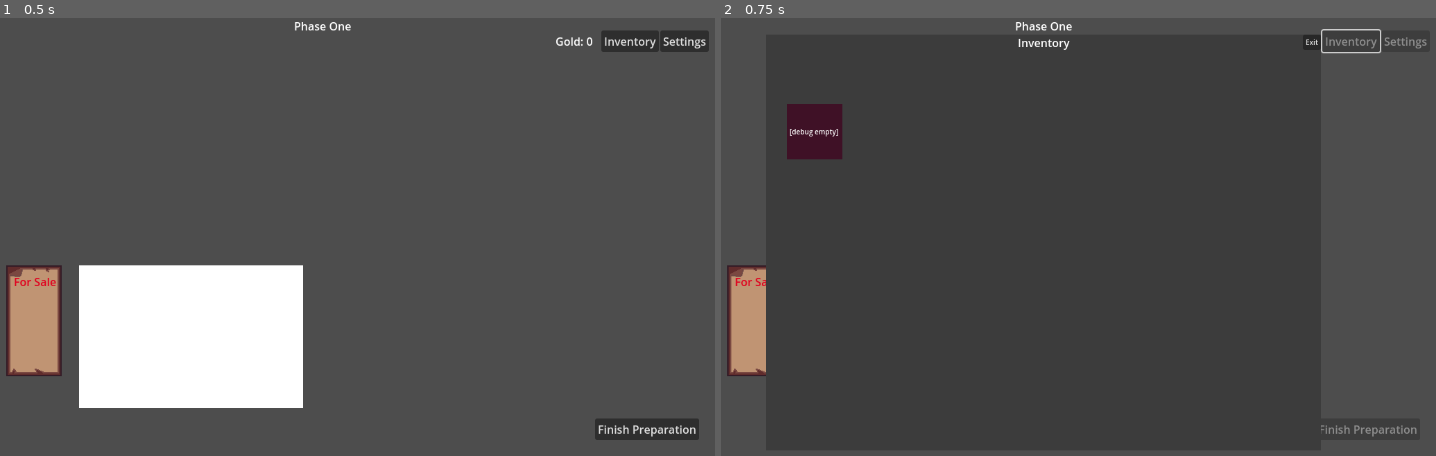
Above: before the commit, frames 1-2 (left to right).
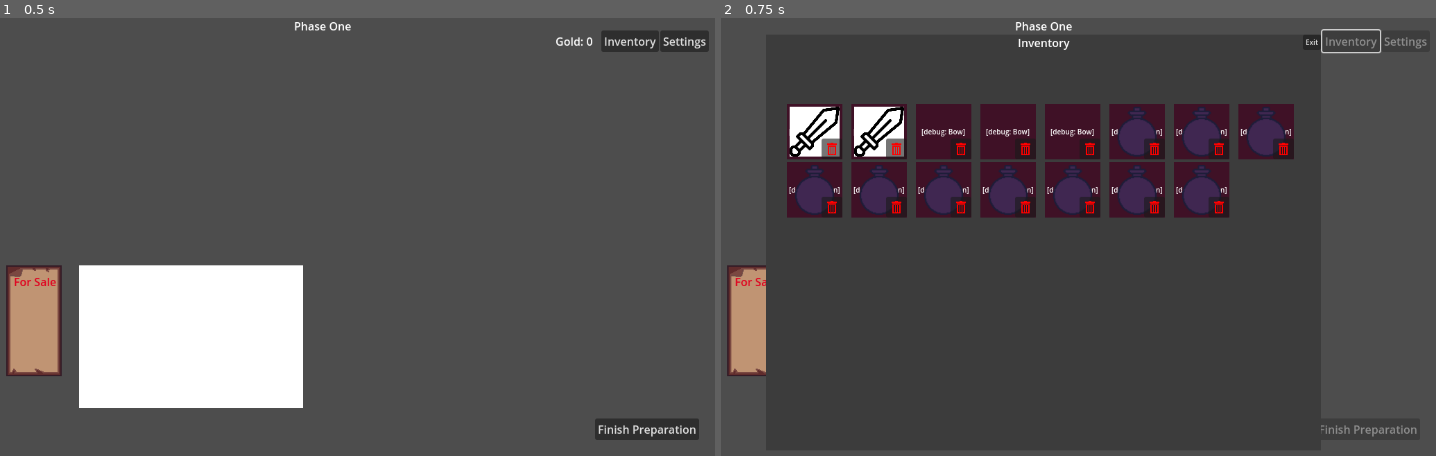
Above: after the commit, the same moments.

Repository: Missingreference/LDJam-58-Game
Game: Godot game, scene res://scenes/game.tscn
The game is run twice, just before and just after one commit, with the same random seed, the same clock (stepped at 60 frames per second) and the same inputs.
Inputs:
- Up to frame 1 (0.5 s): no input
- Up to frame 2 (0.75 s): click "Inventory" at 0.5 s

Frame 1 is identical in both runs. In frame 2, 12% of the frame differs, in the area x 9-81%, y 19-46%.
Error before the commit: Invalid access to property or key 'inventory' on a base object of type 'RefCounted (GameData)'. (res://scripts/game.gd:97)

Commit message:
Fix crash

Diff:
--- a/scripts/game.gd
+++ b/scripts/game.gd
@@ -94,7 +94,7 @@
     self.add_child(inventoryUI)
     inventoryUI.global_position = get_viewport_rect().size / 2.0
     inventoryUI.SetMode(InventoryUI.Mode.Manage)
-    inventoryUI.SetTargetInventory(game_data.inventory)
+    inventoryUI.SetTargetInventory(game_data.warehouse_inventory)
     inventoryUI.exited.connect(func():
         self.remove_child(inventoryUI)
         _enable_controls()
